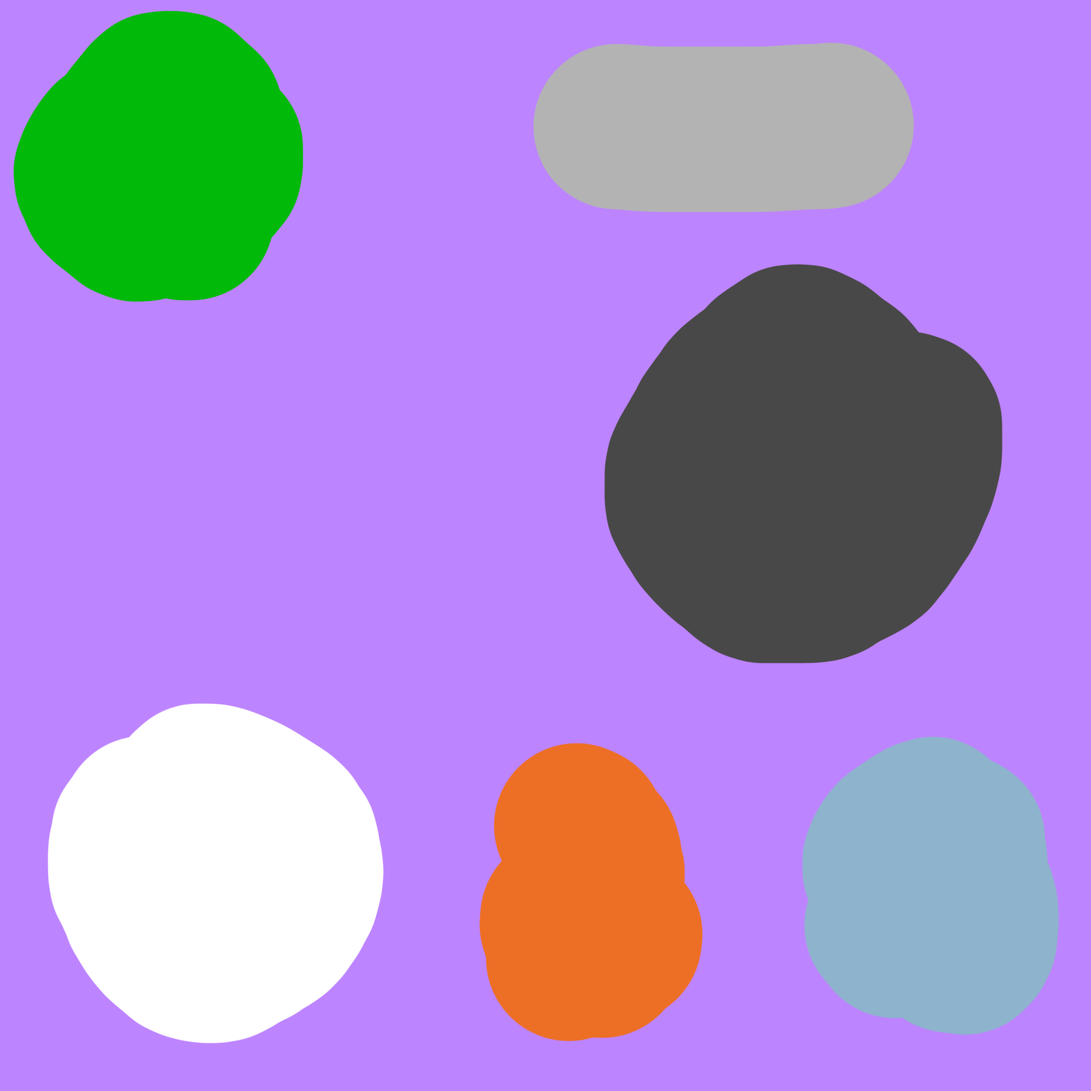
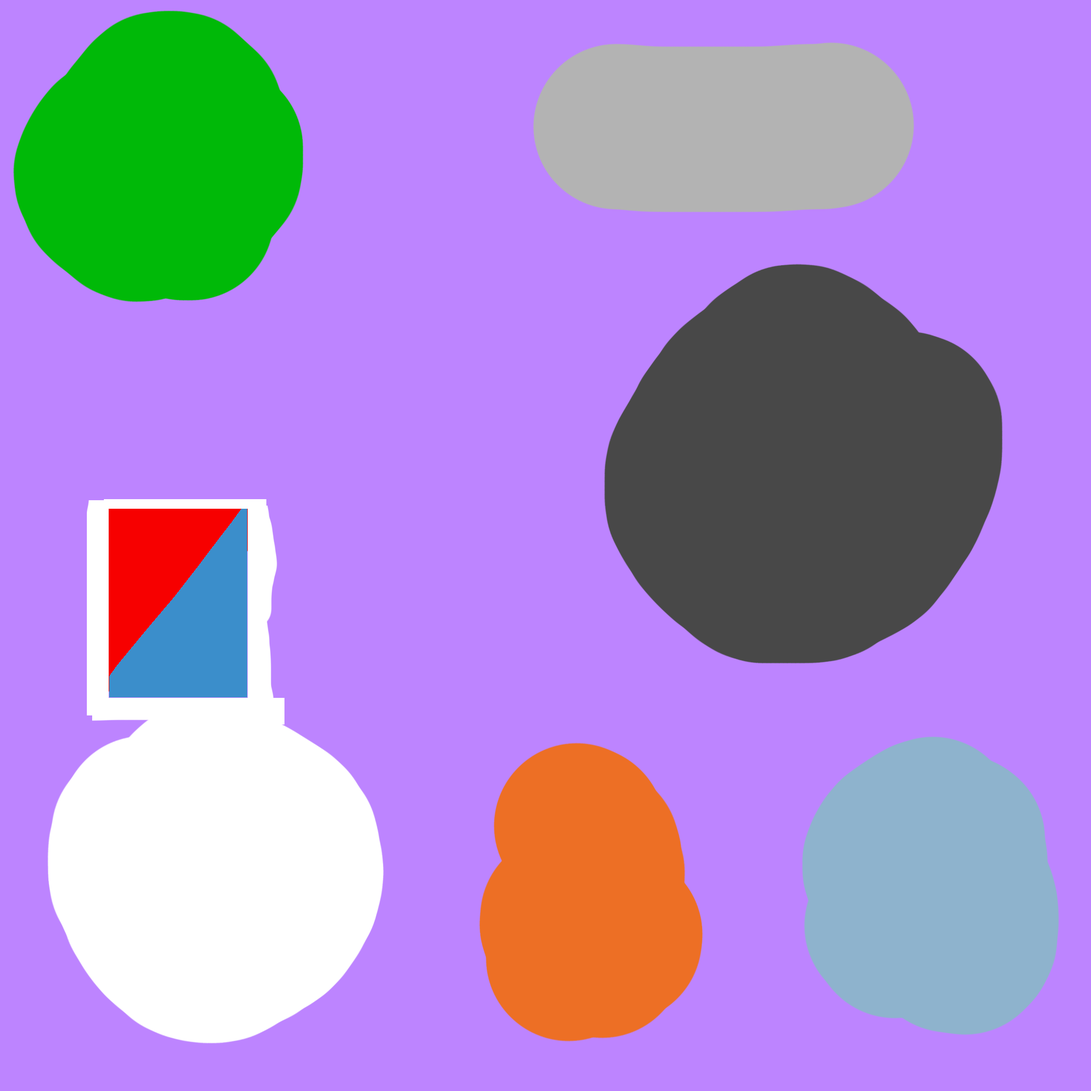
Layer changes from the first 1091px x 1091px image to the second:
painted on "Layer 2" over [86, 499, 285, 725]
